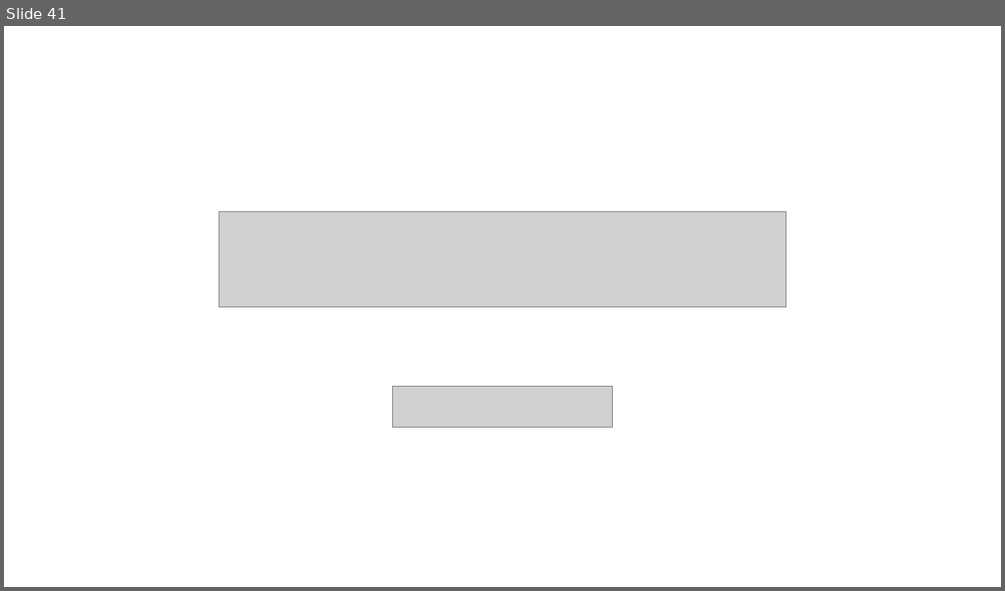
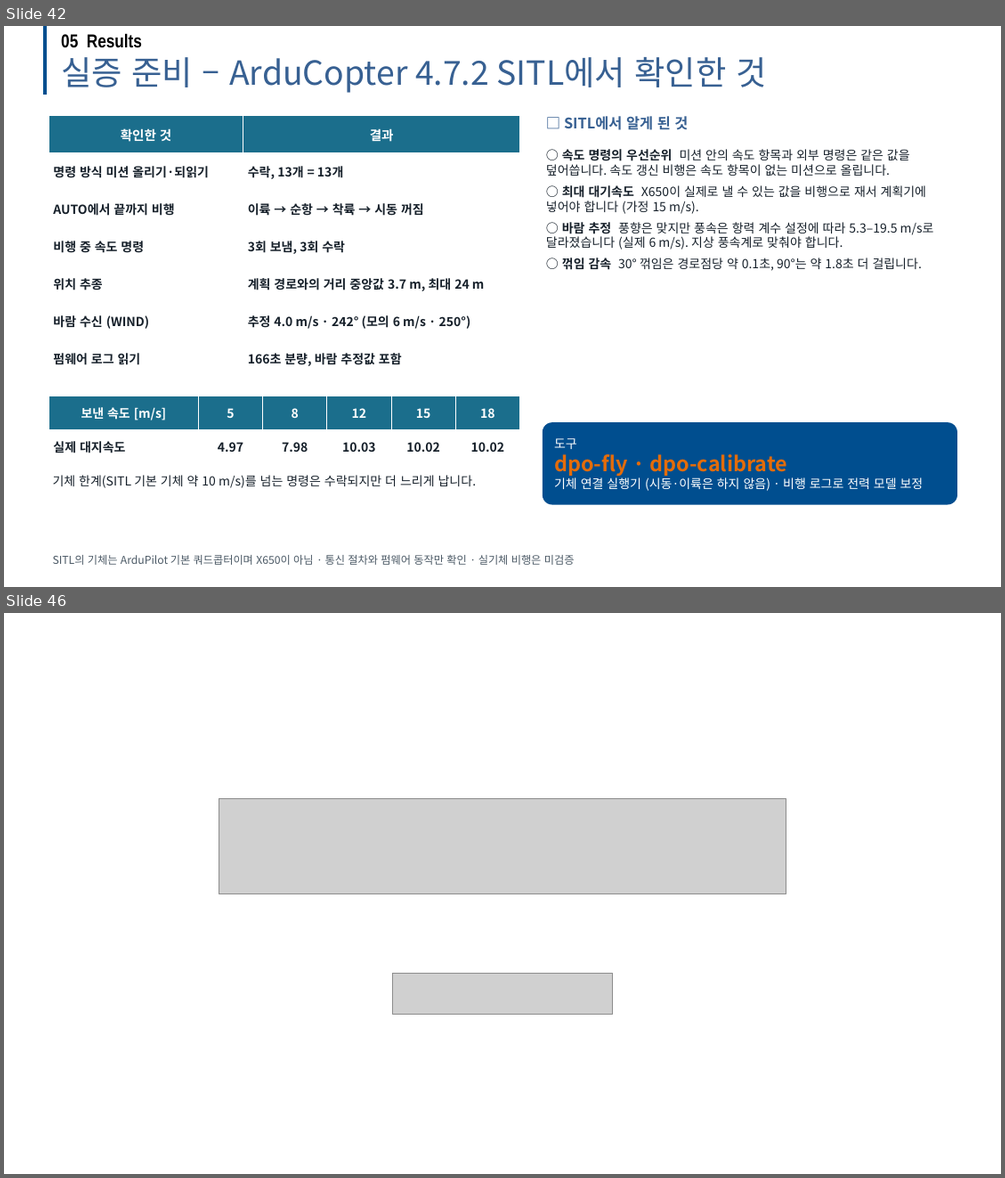
Before and after one commit to dnfl5345/Drone_path_opt, a slide deck: docs/drone_soc_academic_talk.pptx. Shown one above the other, each under a label of ours: slide 41 before the commit, slides 42 and 46 after it; the slides between them are not shown. The pictures are 1005x591 and 1005x1178 pixels, drawn with LibreOffice and Linux fonts; fonts in the diff are those of the drawing; grey boxes stand for pictures; background and template pictures are left out. Boxes give left, top, right and bottom in pixels: in the first picture for what was removed or moved away, otherwise in the second. Text is boxed around its words. In the diff, an @@ line names an element or a change of style, - is before the commit and + after.

```diff
--- a/docs/drone_soc_academic_talk.pptx
+++ b/docs/drone_soc_academic_talk.pptx
@@ slide 42 added at (4,26,1001,587), background #FFFFFF @@
@@ line added from (44, 26) to (44, 95), #004E8F 3.5 pt @@
@@ text added at (61,33,142,48), 18 pt, text #000000, bold @@
+05 Results
@@ text added at (61,57,766,93), 32 pt, text #376092 @@
+실증 준비 – ArduCopter 4.7.2 SITL에서 확인한 것
@@ table added at (48,116,520,378), 7 rows, 2 columns @@
+확인한 것 | 결과
+명령 방식 미션 올리기·되읽기 | 수락, 13개 = 13개
+AUTO에서 끝까지 비행 | 이륙 → 순항 → 착륙 → 시동 꺼짐
+비행 중 속도 명령 | 3회 보냄, 3회 수락
+위치 추종 | 계획 경로와의 거리 중앙값 3.7 m, 최대 24 m
+바람 수신 (WIND) | 추정 4.0 m/s · 242° (모의 6 m/s · 250°)
+펌웨어 로그 읽기 | 166초 분량, 바람 추정값 포함
@@ text added at (564,116,688,130), 14 pt, text #376092, bold @@
+□ SITL에서 알게 된 것
@@ text added at (546,149,934,271), 12 pt, text #16202A @@
+○ 속도 명령의 우선순위 미션 안의 속도 항목과 외부 명령은 같은 값을 덮어씁니다. 속도 갱신 비행은 속도 항목이 없는 미션으로 올립니다.
+○ 최대 대기속도 X650이 실제로 낼 수 있는 값을 비행으로 재서 계획기에 넣어야 합니다 (가정 15 m/s).
+○ 바람 추정 풍향은 맞지만 풍속은 항력 계수 설정에 따라 5.3–19.5 m/s로 달라졌습니다 (실제 6 m/s). 지상 풍속계로 맞춰야 합니다.
+○ 꺾임 감속 30° 꺾임은 경로점당 약 0.1초, 90°는 약 1.8초 더 걸립니다.
@@ table added at (48,396,520,464), 2 rows, 6 columns @@
+보낸 속도 [m/s] | 5 | 8 | 12 | 15 | 18
+실제 대지속도 | 4.97 | 7.98 | 10.03 | 10.02 | 10.02
@@ rounded rectangle added at (542,422,957,505), fill #004E8F, 12 pt, text #FFFFFF @@
+도구
+dpo-fly · dpo-calibrate
+기체 연결 실행기 (시동·이륙은 하지 않음) · 비행 로그로 전력 모델 보정
@@ text added at (53,475,477,488), 12 pt, text #16202A @@
+기체 한계(SITL 기본 기체 약 10 m/s)를 넘는 명령은 수락되지만 더 느리게 납니다.
@@ text added at (53,555,574,564), 10.5 pt, text #4C5A66 @@
+SITL의 기체는 ArduPilot 기본 쿼드콥터이며 X650이 아님 · 통신 절차와 펌웨어 동작만 확인 · 실기체 비행은 미검증
@@ what was slide 41 is now slide 46 @@
```
Also in this commit, not shown: 3 slides changed, 4 other slides added, 4 other files.
